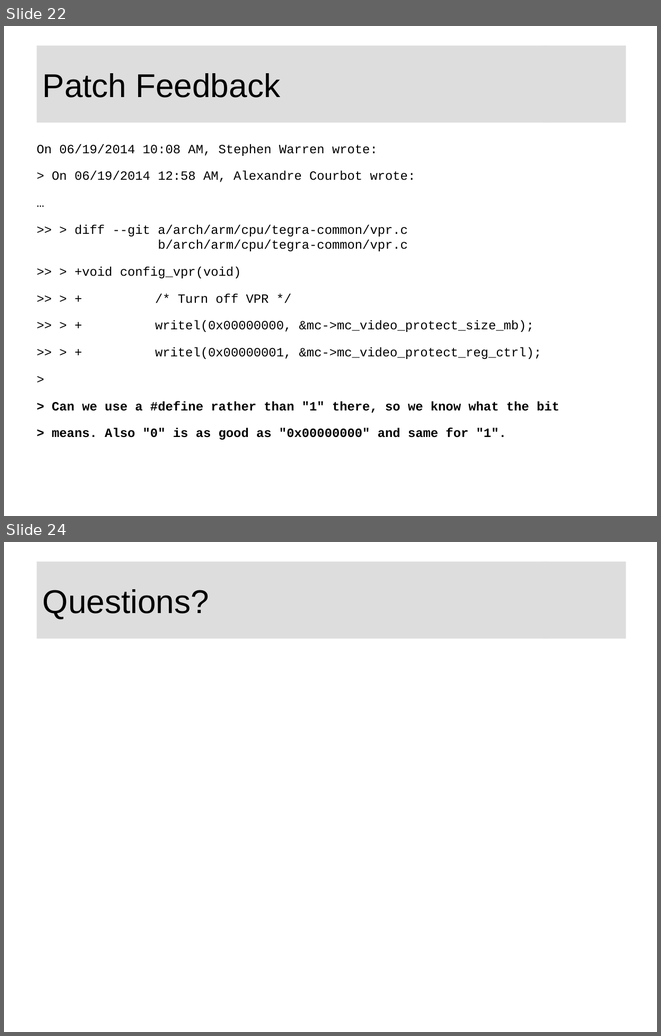
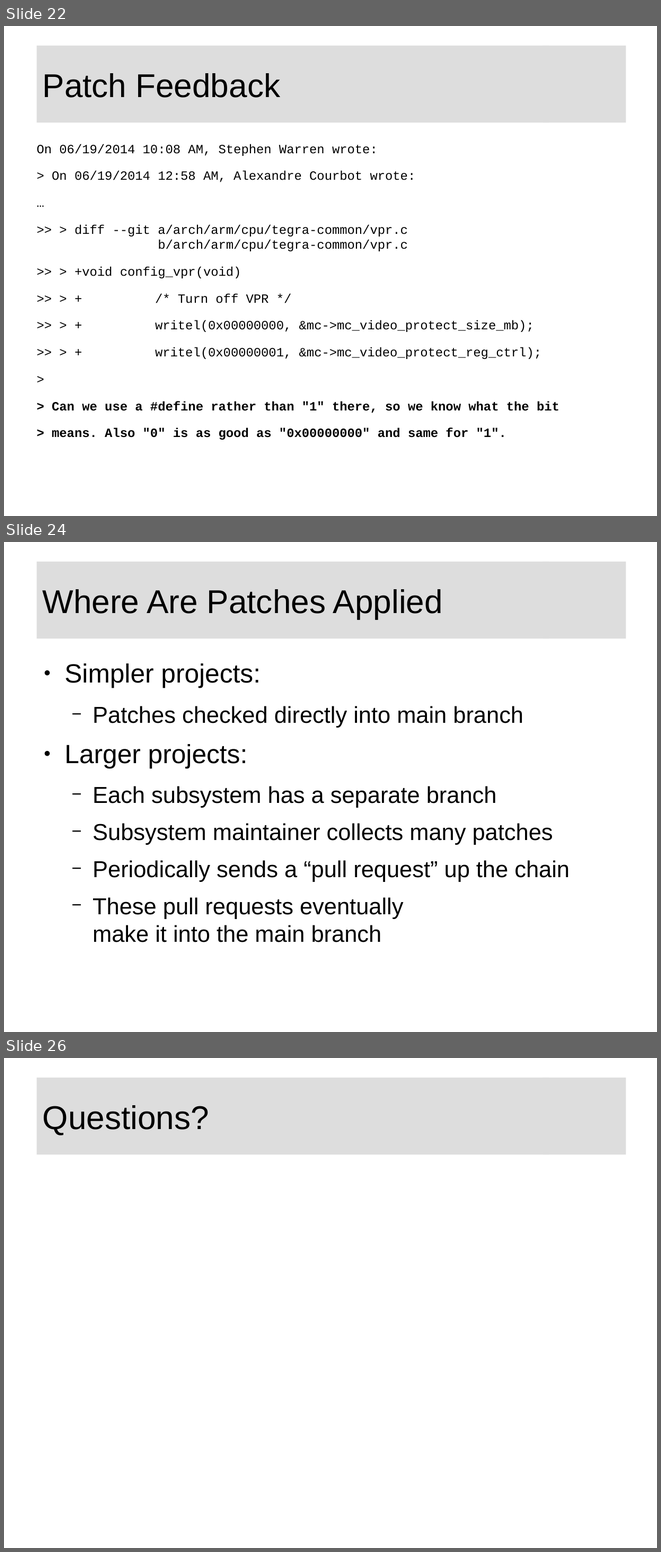
Before and after one commit to swarren/presentations, a slide deck: lcs-foss-intro/lcs-foss-intro.odp. Shown one above the other, each under a label of ours: slides 22 and 24 before the commit, slides 22, 24 and 26 after it; the slides between them are not shown. The pictures are 661x1036 and 661x1552 pixels, drawn with LibreOffice and Linux fonts; fonts in the diff are those of the drawing; background and template pictures are left out. Boxes give left, top, right and bottom in pixels: in the first picture for what was removed or moved away, otherwise in the second. Text is boxed around its words. In the diff, an @@ line names an element or a change of style, - is before the commit and + after.

```diff
--- a/lcs-foss-intro/lcs-foss-intro.odp
+++ b/lcs-foss-intro/lcs-foss-intro.odp
@@ slide 24 added at (x1=4, y1=542, x2=657, y2=1032), background #FFFFFF; not listed: 1 template element that a slide beside it also shows @@
@@ title added at (x1=36, y1=562, x2=549, y2=638), fill #DDDDDD, 40 pt, text #000000 @@
+Where Are Patches Applied
@@ text added at (x1=64, y1=663, x2=570, y2=942), 28 pt, text #000000 @@
+● Simpler projects:
+  − Patches checked directly into main branch
+● Larger projects:
+  − Each subsystem has a separate branch
+  − Subsystem maintainer collects many patches
+  − Periodically sends a “pull request” up the chain
+  − These pull requests eventually
+    make it into the main branch
@@ what was slide 24 is now slide 26 @@
```
Also in this commit, not shown: 7 slides changed, 1 other slide added, 1 other file.
